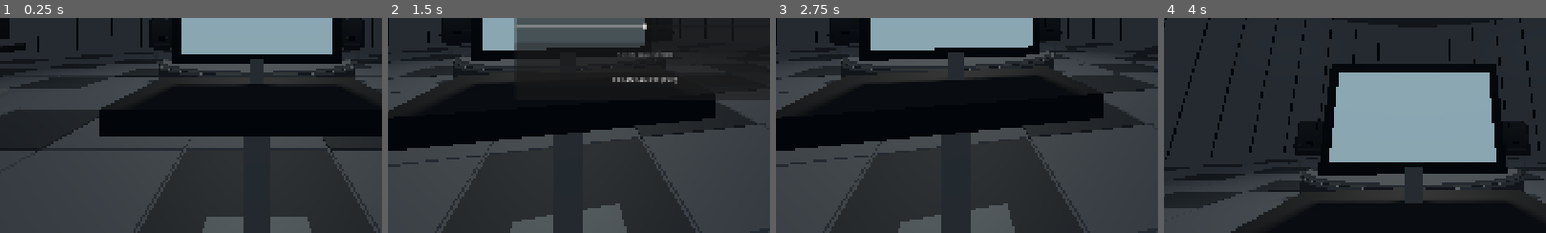
Above: before the commit, frames 1-4 (left to right).
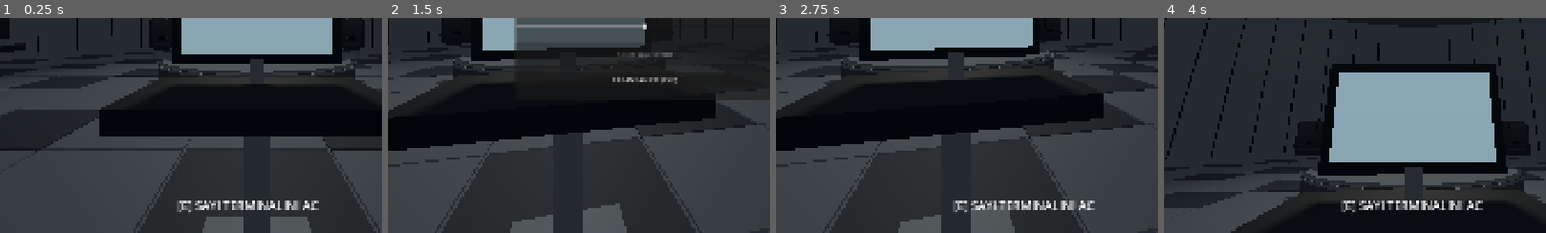
Above: after the commit, the same moments.

Repository: SerkanAydin06/DENGE
Game: Godot game, scene res://scenes/game_room.tscn
The game is run twice, just before and just after one commit, with the same random seed, the same clock (stepped at 60 frames per second) and the same inputs.
Inputs (mouse positions are % of the whole screen's width and height, from its top left):
- Up to frame 1 (0.25 s): no input
- Up to frame 2 (1.5 s): tap Enter at 0.5 s; move the mouse to (55, 50) at 0.52 s; tap E at 0.6 s; click (55, 50) at 0.67 s; click "SAYIYI KILITLE" at 1.25 s
- Up to frame 3 (2.75 s): click "EKRANDAN CIK (ESC)" at 2 s
- Up to frame 4 (4 s): tap Space at 2.75 s; move the mouse to (45, 50) at 2.77 s; tap E at 2.85 s; click (45, 50) at 2.92 s; click "EKRANDAN CIK (ESC)" at 3.5 s
The pictures show only the part of the screen within x 16-66%, y 50-100%; the shares and areas given below are measured in that part.

The runs differ from the first frame. In frame 1, 1.1% of the frame differs, in the area x 46-84%, y 84-91%; in frame 2, nothing differs; in frame 3, 1.1%; in frame 4, 1.2%.

Commit message:
Correct responsive centered UI offsets

Diff:
--- a/scripts/game_room.gd
+++ b/scripts/game_room.gd
@@ -214,7 +214,7 @@
 	prompt_label.text = "[E] SAYI TERMINALINI AC"
 	prompt_label.add_theme_font_size_override("font_size", 30)
 	prompt_label.set_anchors_preset(Control.PRESET_CENTER_BOTTOM)
-	prompt_label.position = Vector2(765, 910)
+	prompt_label.position = Vector2(-200, -90)
 	prompt_label.visible = false
 	hints.add_child(prompt_label)
 	terminal_ui.connect("selection_locked", _on_selection_locked)
